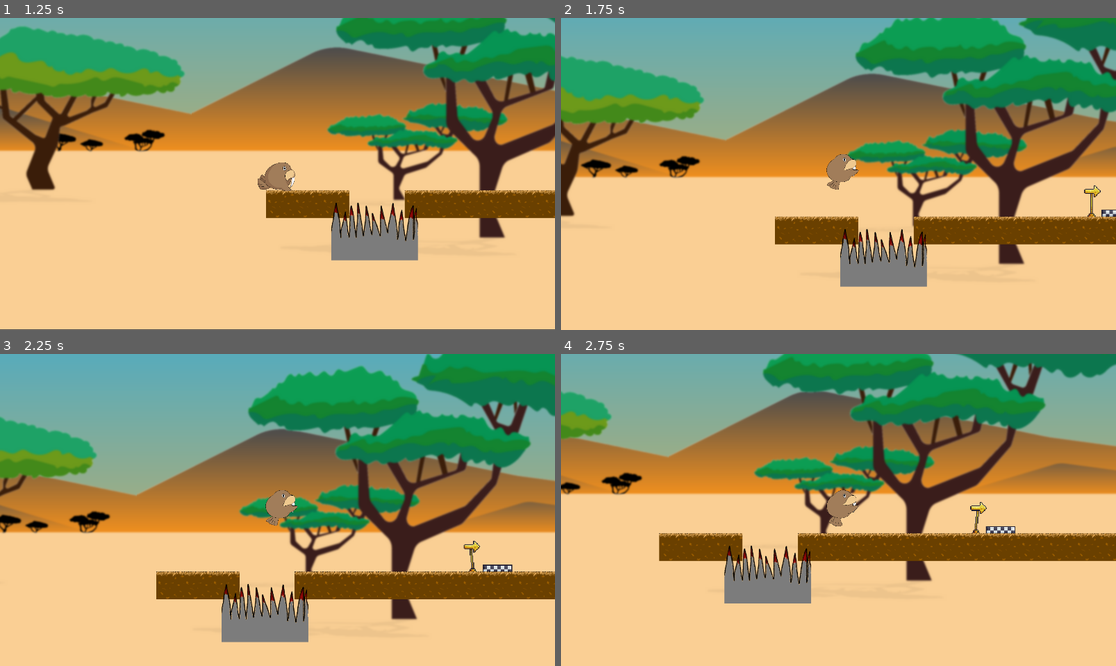
Above: before the commit, frames 1-4 (two rows, left to right).
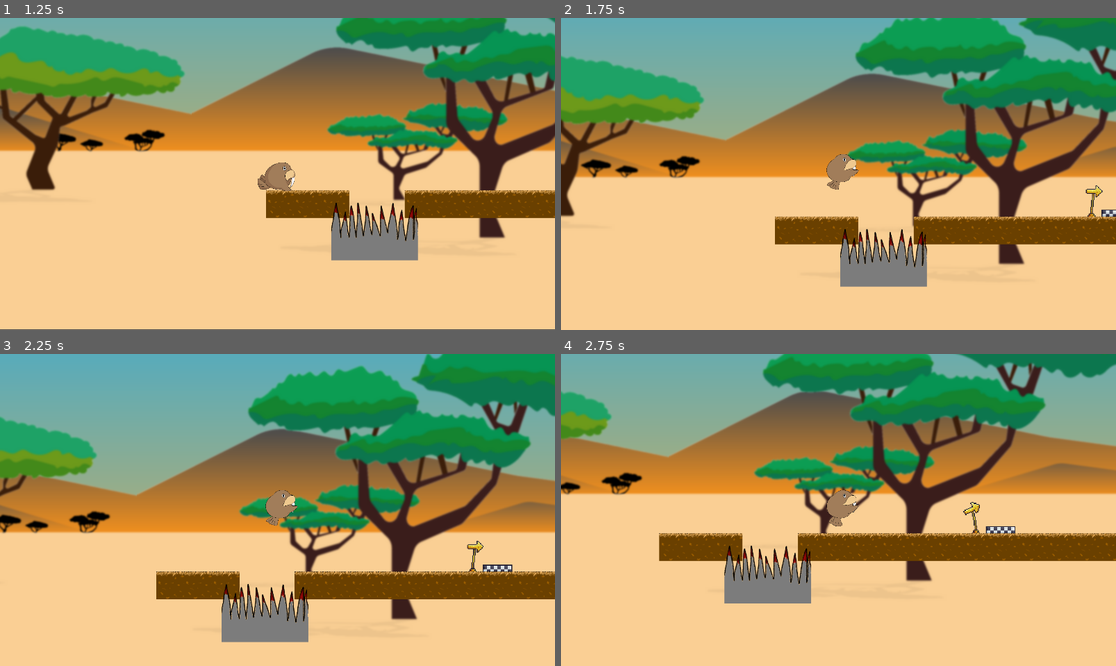
Above: after the commit, the same moments.

Repository: Nallekari/MursuGodot
Game: Godot game, scene res://Scenes/MainMenu.tscn
Two runs of this game, one before a commit and one after it. Both use one fixed random seed, a clock stepped at 60 frames per second and the inputs below.
Inputs:
- Up to frame 1 (1.25 s): click "PLAY" at 0.5 s
- Up to frame 2 (1.75 s): tap Enter at 1.25 s; hold Right (ui_right) from 1.28 s (still down); tap Space (ui_select) at 1.52 s
- Up to frame 3 (2.25 s): keep holding Right (ui_right)
- Up to frame 4 (2.75 s): keep holding Right (ui_right); tap Space (ui_select) at 2.27 s

Frame 1 is identical in both runs. In frame 2, less than 0.1% of the frame differs, in the area x 94-98%, y 53-61%; in frame 3, less than 0.1%; in frame 4, 0.1%, in the area x 72-77%, y 47-56%.

Commit message:
added checkpoints and deathspikes to level1

Diff:
--- a/Levels/SavannaLevel.tscn
+++ b/Levels/SavannaLevel.tscn
@@ -16,7 +16,7 @@
 cell_size = Vector2( 96, 96 )
 collision_mask = 2
 format = 1
-tile_data = PoolIntArray( 65532, 6, 0, 65533, 6, 0, 65534, 6 …(87 unchanged characters)… 0, 5, 0, 11, 5, 0, 12, 5, 0, 13, 5, 0, 14, 5, 0, 15, 5, 0, 16, 5, 0, 17, 5, 0, 18, 5, 0, 19, 5, 0, 20, 5, 0, 21, 5, 0, 22, 5, 0, 23, 5, 0, 24, 5, 0, 25, 5, 0, 26, 5, 0, 27, 5, 0, 28, 5, 0, 29, 5, 0, 30, 5, 0, 31, 5, 0, 32, 5, 0, 33, 5, 0, 34, 5, 0, 35, 5, 0, 36 …(268 unchanged characters)…
+tile_data = PoolIntArray( 65532, 6, 0, 65533, 6, 0, 65534, 6 …(87 unchanged characters)… 0, 5, 0, 11, 5, 0, 12, 5, 0, 13, 5, 0, 17, 5, 0, 18, 5, 0, 19, 5, 0, 20, 5, 0, 21, 5, 0, 22, 5, 0, 23, 5, 0, 24, 5, 0, 25, 5, 0, 26, 5, 0, 27, 5, 0, 28, 5, 0, 29, 5, 0, 33, 5, 0, 34, 5, 0, 35, 5, 0, 36 …(268 unchanged characters)…
 
 [node name="Mursu" parent="." instance=ExtResource( 2 )]
 
@@ -31,7 +31,21 @@
 [node name="DeathSpike" parent="." instance=ExtResource( 5 )]
 position = Vector2( -300, 902 )
 
+[node name="DeathSpike2" parent="." instance=ExtResource( 5 )]
+position = Vector2( 1232, 856 )
+
+[node name="DeathSpike3" parent="." instance=ExtResource( 5 )]
+position = Vector2( 2679, 845 )
+
 [node name="Checkpoint" parent="." instance=ExtResource( 6 )]
 position = Vector2( 622, 763 )
 
+[node name="Checkpoint2" parent="." instance=ExtResource( 6 )]
+position = Vector2( 2204, 763 )
+
+[node name="Checkpoint3" parent="." instance=ExtResource( 6 )]
+position = Vector2( 3224, 767 )
+
 [connection signal="body_entered" from="DeathSpike" to="." method="_on_DeathSpike_body_entered"]
+[connection signal="body_entered" from="DeathSpike2" to="." method="_on_DeathSpike_body_entered"]
+[connection signal="body_entered" from="DeathSpike3" to="." method="_on_DeathSpike_body_entered"]
--- a/Scenes/Checkpoint.tscn
+++ b/Scenes/Checkpoint.tscn
@@ -86,13 +86,14 @@
 extents = Vector2( 17.1667, 4 )
 
 [node name="Checkpoint" type="Area2D" groups=["checkpoint"]]
+position = Vector2( 144, 85 )
 scale = Vector2( 3, 3 )
 collision_mask = 2
 script = ExtResource( 2 )
 
 [node name="AnimatedSprite" type="AnimatedSprite" parent="."]
 frames = SubResource( 18 )
-frame = 8
+frame = 16
 playing = true
 
 [node name="CollisionShape2D" type="CollisionShape2D" parent="."]
